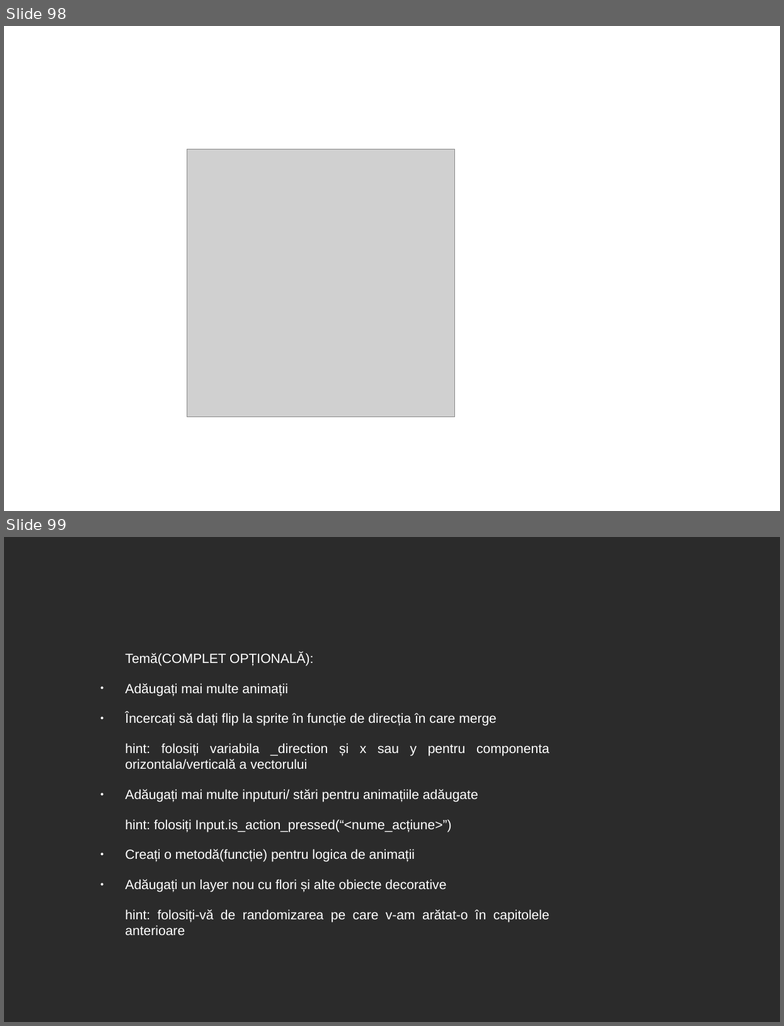
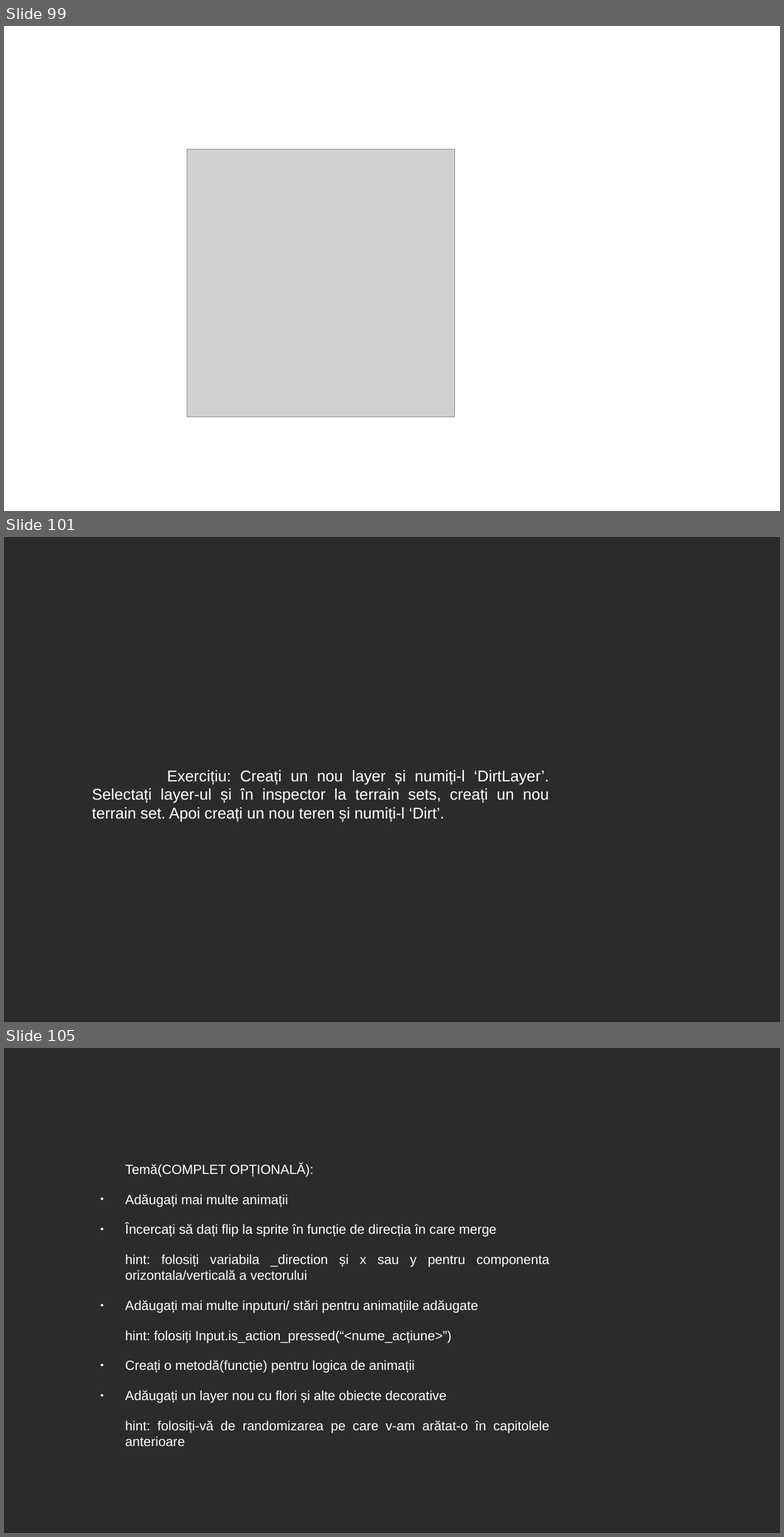
Before and after one commit to 0xspiderr/gdc-upt-presentations, a slide deck: presentation_1/1_introducere_in_godot.odp. Shown one above the other, each under a label of ours: slides 98 and 99 before the commit, slides 99, 101 and 105 after it; the slides between them are not shown. The pictures are 784x1026 and 784x1537 pixels, drawn with LibreOffice and Linux fonts; fonts in the diff are those of the drawing; grey boxes stand for pictures; background and template pictures are left out; a plain dark background stands for a picture behind light text. Boxes give left, top, right and bottom in pixels: in the first picture for what was removed or moved away, otherwise in the second. Text is boxed around its words. In the diff, an @@ line names an element or a change of style, - is before the commit and + after.

```diff
--- a/presentation_1/1_introducere_in_godot.odp
+++ b/presentation_1/1_introducere_in_godot.odp
@@ slide 101 added at [4, 537, 780, 1022], background picture (left out) @@
@@ text added at [92, 770, 549, 822], 16 pt, text #FFFFFF @@
+Exercițiu: Creați un nou layer și numiți-l ‘DirtLayer’. Selectați layer-ul și în inspector la terrain sets, creați un nou terrain set. Apoi creați un nou teren și numiți-l ‘Dirt’.
@@ what was slide 98 is now slide 99 @@
@@ what was slide 99 is now slide 105 @@
```
Also in this commit, not shown: 5 other slides added, 3 other files.
